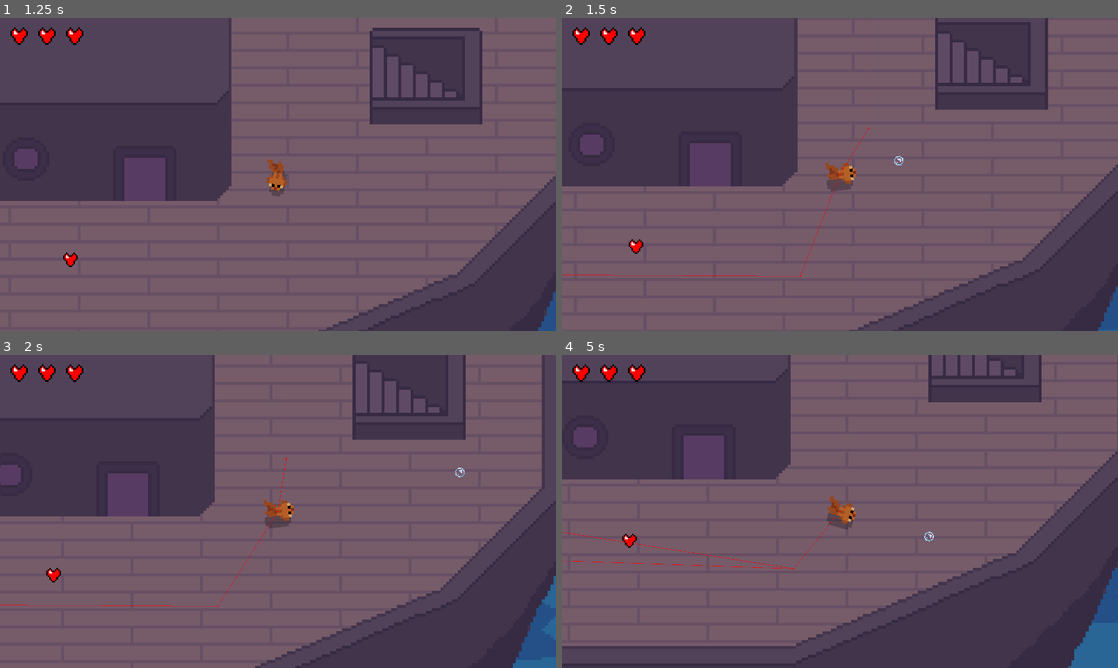
Above: before the commit, frames 1-4 (two rows, left to right).
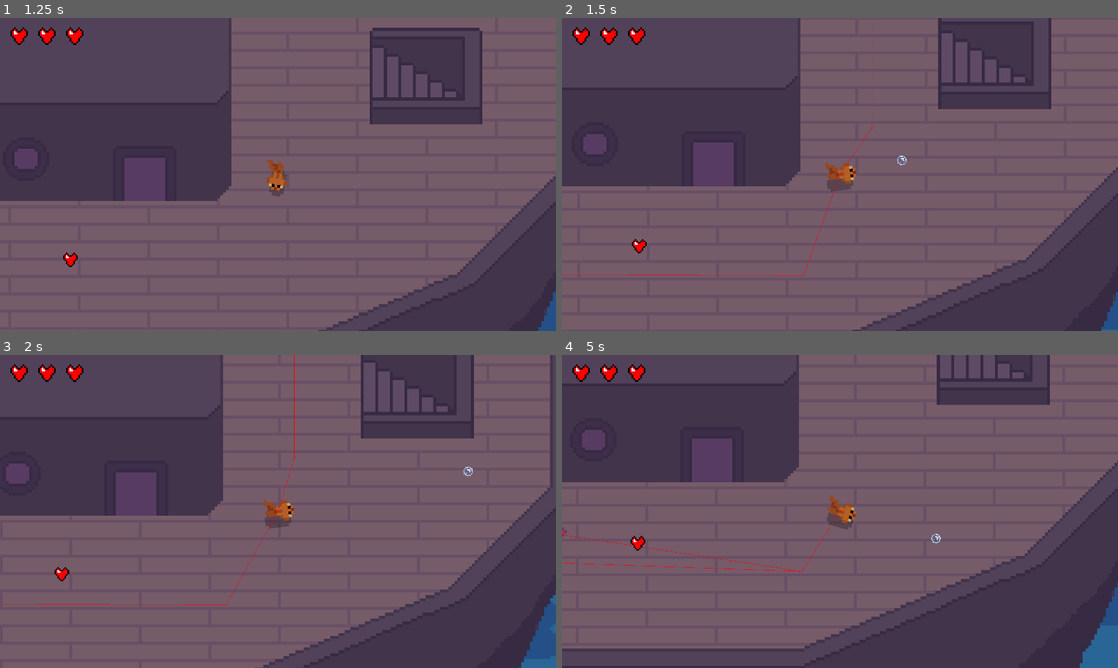
Above: after the commit, the same moments.

Repository: canaryincoalmine/Fish-Society-and-its-Bubbles
Game: Godot game, scene res://Code/Screens/TitleScreen.tscn
Two runs of this game, one before a commit and one after it. Both use one fixed random seed, a clock stepped at 60 frames per second and the inputs below.
Inputs (mouse positions are in pixels of both pictures, inside the frame that each line leads up to):
- Up to frame 1 (1.25 s): click (272, 202) at 0.5 s
- Up to frame 2 (1.5 s): move the mouse to (962, 158) at 1.27 s; click (962, 158) at 1.35 s
- Up to frame 3 (2 s): no input
- Up to frame 4 (5 s): move the mouse to (728, 527) at 2.02 s; tap Space (dash) at 2.1, 4.35 s; click (728, 527) at 2.3 s; move the mouse to (895, 442) at 2.77 s; click (895, 442) at 2.85 s; move the mouse to (812, 574) at 3.52 s; click (812, 574) at 3.6 s; move the mouse to (1006, 558) at 4.27 s; click (1006, 558) at 4.55 s

Frame 1 is identical in both runs. In frame 2, 2.6% of the frame differs, in the area x 0-100%, y 0-100%; in frame 3, 5.6%; in frame 4, 6.8%.

Commit message:
fixed recoil

Diff:
--- a/Code/Player/player.gd
+++ b/Code/Player/player.gd
@@ -56,7 +56,7 @@
 	bullet.rotation = rotation
 
 func process_recoil():
-	velocity = velocity - Vector2(200,0).rotated(rotation)
+	velocity = velocity - Vector2(300,0).rotated(rotation)
 
 
 func _physics_process(delta: float) -> void:
Not shown: 1 places in Code/Screens/Level 2.tscn that only renumber resources
Not shown, added: Sprites/Maps/Level2/Level 2 top layer.png.import
Not shown, added: Sprites/Maps/Level2/Level 2.png.import
